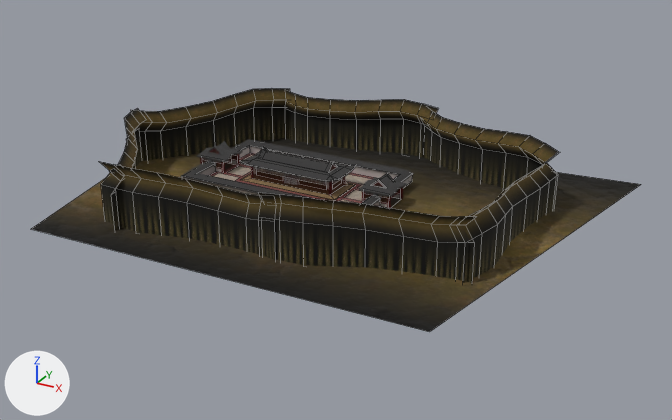
Renders of the Blender file res/models/level1/level1.blend from each side of a commit.
Camera for both pictures: a 50 mm lens placed at (100.4, -164.9, 77.9), pointed at (12.3, -4.7, -2.2). The axes (+X, +Y, +Z) are drawn at lower left. The lights are the same throughout. Mesh edges are drawn as thin lines on the coarser meshes.

The scene before the commit, as lines of its bpy script (objects in view):
```python
ob_plane = bpy.data.objects.new('Plane', me_plane_121)
ob_plane.location = (0.6, 28.4, 0.0)
ob_plane.rotation_euler = (0.0, 0.0, 0.0834)  # degrees (0, 0, 4.8)
ob_plane_089 = bpy.data.objects.new('Plane.089', me_plane_122)
ob_plane_089.location = (35.3, 23.0, 0.0)
ob_plane_089.rotation_euler = (0.0, 0.0, -0.42)  # degrees (0, 0, -24)
ob_plane_090 = bpy.data.objects.new('Plane.090', me_plane_123)
ob_plane_090.location = (51.5, -4.9, 0.0)
ob_plane_090.rotation_euler = (0.0, 0.0, -1.693)  # degrees (0, 0, -97)
ob_plane_091 = bpy.data.objects.new('Plane.091', me_plane_124)
ob_plane_091.location = (-5.3, -33.9, 0.0)
ob_plane_091.rotation_euler = (0.0, 0.0, 3.179)  # degrees (0, 0, 182)
ob_plane_092 = bpy.data.objects.new('Plane.092', me_plane_125)
ob_plane_092.location = (-30.7, -20.5, 0.0)
ob_plane_092.rotation_euler = (0.0, 0.0, 2.124)  # degrees (0, 0, 122)
ob_plane_093 = bpy.data.objects.new('Plane.093', me_plane_126)
ob_plane_093.location = (-30.4, 11.3, 0.0)
ob_plane_093.rotation_euler = (0.0, 0.0, 0.935)  # degrees (0, 0, 54)
ob_plane_094 = bpy.data.objects.new('Plane.094', me_plane_127)
ob_plane_094.location = (30.9, -28.4, 0.0)
ob_plane_094.rotation_euler = (0.0, 0.0, 3.362)  # degrees (0, 0, 193)
ob_plane_095 = bpy.data.objects.new('Plane.095', me_plane_128)
ob_plane_095.location = (0.6, 28.4, 0.0)
ob_plane_095.rotation_euler = (0.0, 0.0, 0.0834)  # degrees (0, 0, 4.8)
ob_plane_096 = bpy.data.objects.new('Plane.096', me_plane_129)
ob_plane_096.location = (35.3, 23.0, 0.0)
ob_plane_096.rotation_euler = (0.0, 0.0, -0.42)  # degrees (0, 0, -24)
# also in view: 'Plane.102' at (8.5, -3.3, -1.0); 'Plane.033' at (0.0, -8.2, 2.5); 'Plane.027' at (0.0, 8.2, 2.5); 'Plane.101' at (30.8, -27.9, 9.3); 'Plane.097' at (50.5, -4.9, 9.3)
```
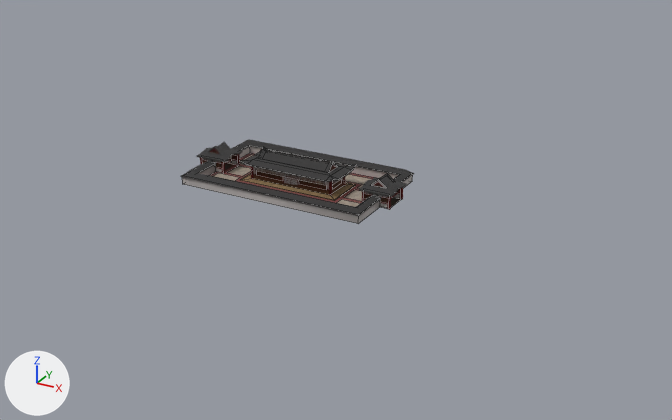
Commit message: update level1

Where the change shows, as pixel boxes [x1, y1, x2, y2] in the pictures (672 x 420 px):
'Plane.102', deleted
    before: [31, 138, 641, 332]
'Plane.094', deleted
    before: [259, 217, 475, 283]
'Plane.091', deleted
    before: [101, 184, 276, 260]
'Plane.101', deleted
    before: [258, 192, 476, 243]
'Plane.093', deleted (black)
    before: [139, 108, 286, 161]
'Plane', deleted
    before: [285, 109, 428, 158]
'Plane.098', deleted
    before: [99, 161, 276, 222]
'Plane.089', deleted
    before: [426, 129, 542, 189]
'Plane.090', deleted (black)
    before: [463, 175, 558, 283]
'Plane.100', deleted
    before: [131, 88, 290, 131]
'Plane.095', deleted
    before: [285, 90, 439, 125]
'Plane.096', deleted
    before: [421, 110, 559, 165]
'Plane.097', deleted
    before: [457, 157, 558, 243]
'Plane.099', deleted
    before: [109, 108, 146, 194]
'Plane.092', deleted
    before: [111, 129, 142, 230]
'Plane.032', unchanged, uncovered by the edit
    before: [182, 166, 380, 206]
    after: [182, 166, 380, 224]

The change, as a list of edits to the scene's bpy script:
```text
Remove ob_plane:
    ob_plane = bpy.data.objects.new('Plane', me_plane_121)
    ob_plane.location = (0.6, 28.4, 0.0)
    ob_plane.rotation_euler = (0.0, 0.0, 0.0834)  # degrees (0, 0, 4.8)
Remove ob_plane_089:
    ob_plane_089 = bpy.data.objects.new('Plane.089', me_plane_122)
    ob_plane_089.location = (35.3, 23.0, 0.0)
    ob_plane_089.rotation_euler = (0.0, 0.0, -0.42)  # degrees (0, 0, -24)
Remove ob_plane_090:
    ob_plane_090 = bpy.data.objects.new('Plane.090', me_plane_123)
    ob_plane_090.location = (51.5, -4.9, 0.0)
    ob_plane_090.rotation_euler = (0.0, 0.0, -1.693)  # degrees (0, 0, -97)
Remove ob_plane_091:
    ob_plane_091 = bpy.data.objects.new('Plane.091', me_plane_124)
    ob_plane_091.location = (-5.3, -33.9, 0.0)
    ob_plane_091.rotation_euler = (0.0, 0.0, 3.179)  # degrees (0, 0, 182)
Remove ob_plane_092:
    ob_plane_092 = bpy.data.objects.new('Plane.092', me_plane_125)
    ob_plane_092.location = (-30.7, -20.5, 0.0)
    ob_plane_092.rotation_euler = (0.0, 0.0, 2.124)  # degrees (0, 0, 122)
Remove ob_plane_093:
    ob_plane_093 = bpy.data.objects.new('Plane.093', me_plane_126)
    ob_plane_093.location = (-30.4, 11.3, 0.0)
    ob_plane_093.rotation_euler = (0.0, 0.0, 0.935)  # degrees (0, 0, 54)
Remove ob_plane_094:
    ob_plane_094 = bpy.data.objects.new('Plane.094', me_plane_127)
    ob_plane_094.location = (30.9, -28.4, 0.0)
    ob_plane_094.rotation_euler = (0.0, 0.0, 3.362)  # degrees (0, 0, 193)
Remove ob_plane_095:
    ob_plane_095 = bpy.data.objects.new('Plane.095', me_plane_128)
    ob_plane_095.location = (0.6, 28.4, 0.0)
    ob_plane_095.rotation_euler = (0.0, 0.0, 0.0834)  # degrees (0, 0, 4.8)
Remove ob_plane_096:
    ob_plane_096 = bpy.data.objects.new('Plane.096', me_plane_129)
    ob_plane_096.location = (35.3, 23.0, 0.0)
    ob_plane_096.rotation_euler = (0.0, 0.0, -0.42)  # degrees (0, 0, -24)
Remove ob_plane_097:
    ob_plane_097 = bpy.data.objects.new('Plane.097', me_plane_130)
    ob_plane_097.location = (51.5, -4.9, 0.0)
    ob_plane_097.rotation_euler = (0.0, 0.0, -1.693)  # degrees (0, 0, -97)
Remove ob_plane_098:
    ob_plane_098 = bpy.data.objects.new('Plane.098', me_plane_131)
    ob_plane_098.location = (-5.3, -33.9, 0.0)
    ob_plane_098.rotation_euler = (0.0, 0.0, 3.179)  # degrees (0, 0, 182)
Remove ob_plane_099:
    ob_plane_099 = bpy.data.objects.new('Plane.099', me_plane_132)
    ob_plane_099.location = (-30.7, -20.5, 0.0)
    ob_plane_099.rotation_euler = (0.0, 0.0, 2.124)  # degrees (0, 0, 122)
Remove ob_plane_100:
    ob_plane_100 = bpy.data.objects.new('Plane.100', me_plane_133)
    ob_plane_100.location = (-30.4, 11.3, 0.0)
    ob_plane_100.rotation_euler = (0.0, 0.0, 0.935)  # degrees (0, 0, 54)
Remove ob_plane_101:
    ob_plane_101 = bpy.data.objects.new('Plane.101', me_plane_134)
    ob_plane_101.location = (30.9, -28.4, 0.0)
    ob_plane_101.rotation_euler = (0.0, 0.0, 3.362)  # degrees (0, 0, 193)
Remove ob_plane_102:
    ob_plane_102 = bpy.data.objects.new('Plane.102', me_plane_135)
    ob_plane_102.location = (0.0, 0.0, -1.0)
```
